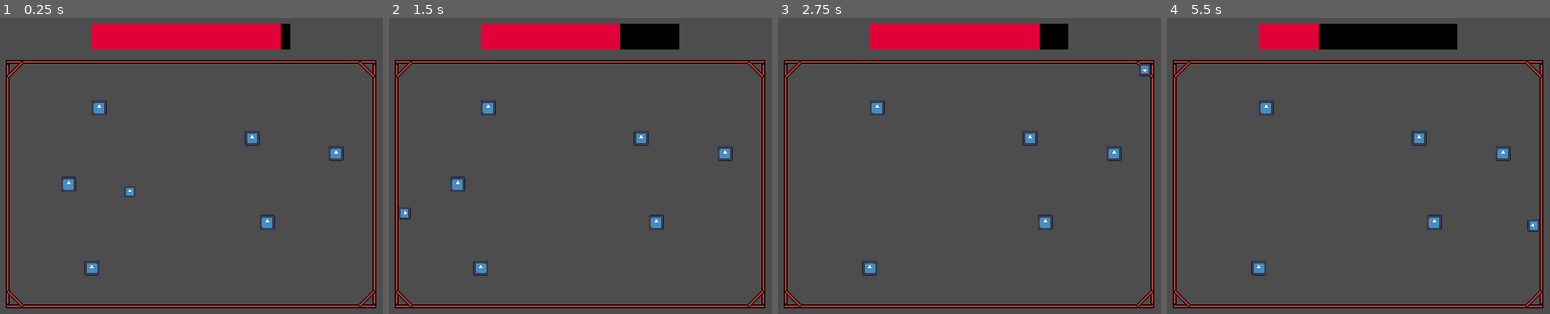
Above: before the commit, frames 1-4 (left to right).
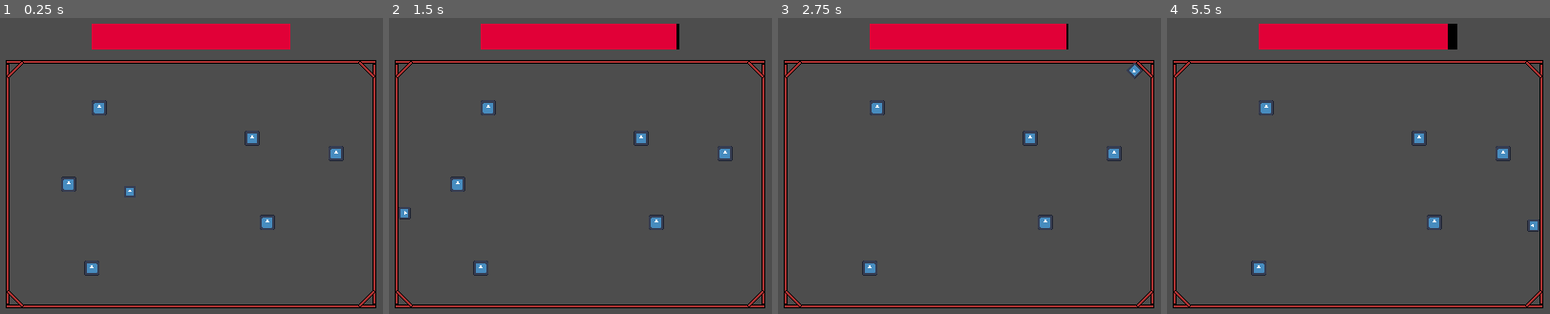
Above: after the commit, the same moments.

Repository: chiyudev1394/project-slice
Game: Godot game, scene res://play_ground/play_ground.tscn
Same seed, same stepped clock (60 frames per second), same inputs: the game is played once before the commit and once after it. The engine's default icon, where the game draws it, is replaced by a stand-in: a white triangle on a blue panel in a dark square.
Inputs (mouse positions are in pixels of both pictures, inside the frame that each line leads up to):
- Up to frame 1 (0.25 s): no input
- Up to frame 2 (1.5 s): move the mouse to (714, 171) at 0.52 s; click (714, 171) at 0.6 s; move the mouse to (457, 204) at 1.27 s; click (457, 204) at 1.35 s
- Up to frame 3 (2.75 s): tap Enter at 2 s; move the mouse to (1030, 112) at 2.02 s; click (1030, 112) at 2.1 s
- Up to frame 4 (5.5 s): tap Space at 2.75 s; move the mouse to (1327, 257) at 2.77 s; click (1327, 257) at 2.85 s; move the mouse to (1542, 240) at 3.52 s; click (1542, 240) at 3.6 s; move the mouse to (1174, 136) at 4.27 s; click (1174, 136) at 4.35 s; move the mouse to (1389, 186) at 5.02 s; click (1389, 186) at 5.1 s

The runs differ from the first frame. In frame 1, 0.2% of the frame differs, in the area x 73-76%, y 1-11%; in frame 2, 1.3%; in frame 3, 0.8%; in frame 4, 2.9%, in the area x 39-96%, y 1-70%.

Commit message:
Added spikes and class_names for all objects

Diff:
--- a/pill/src/pill.gd
+++ b/pill/src/pill.gd
@@ -1,4 +1,5 @@
 extends Area2D
+class_name Pill
 
 @export var score_points : float = 0.0
 
--- a/play_ground/play_ground.tscn
+++ b/play_ground/play_ground.tscn
@@ -4,6 +4,7 @@
 [ext_resource type="PackedScene" uid="uid://bu5canu85t7e1" path="res://sticky_wall/sticky_wall.tscn" id="1_wrgtl"]
 [ext_resource type="PackedScene" uid="uid://c12xuskm361ry" path="res://player/player.tscn" id="2_hi6ds"]
 [ext_resource type="PackedScene" uid="uid://c6sc5gj3yd7fp" path="res://pill/pill.tscn" id="2_tr26a"]
+[ext_resource type="PackedScene" uid="uid://b0wlhfiqih766" path="res://spike/spike.tscn" id="3_j7sjd"]
 
 [sub_resource type="StyleBoxFlat" id="StyleBoxFlat_tr26a"]
 bg_color = Color(0, 0, 0, 1)
@@ -39,6 +40,23 @@
 [node name="Pill6" parent="Pills" unique_id=1502670418 instance=ExtResource("2_tr26a")]
 position = Vector2(400, 216)
 score_points = 2.0
+
+[node name="Spikes" type="Node2D" parent="." unique_id=369242558]
+
+[node name="Spike1" parent="Spikes" unique_id=1576750808 instance=ExtResource("3_j7sjd")]
+position = Vector2(408, 48)
+rotation = 3.1415927
+
+[node name="Spike2" parent="Spikes" unique_id=1882712100 instance=ExtResource("3_j7sjd")]
+position = Vector2(128, 176)
+rotation = 1.5707964
+
+[node name="Spike3" parent="Spikes" unique_id=1052278066 instance=ExtResource("3_j7sjd")]
+position = Vector2(512, 136)
+rotation = -1.5707964
+
+[node name="Spike4" parent="Spikes" unique_id=1358565719 instance=ExtResource("3_j7sjd")]
+position = Vector2(320, 304)
 
 [node name="Box" type="Node2D" parent="." unique_id=75352283]
 position = Vector2(320, 176)
@@ -84,7 +102,7 @@
 
 [node name="Player" parent="." unique_id=726853529 instance=ExtResource("2_hi6ds")]
 position = Vector2(256, 184)
-max_life_time = 5.0
+max_life_time = 100.0
 
 [node name="PlayerHealthBar" type="ProgressBar" parent="." unique_id=1175665078]
 offset_left = 216.0
--- a/player/src/player.gd
+++ b/player/src/player.gd
@@ -53,13 +53,14 @@
 
 	#print(len(collide_objects))
 
-	var first_wall : bool = true
+	var first_wall_touched : bool = false
 
 	for i in range(len(collide_objects)):
-		collide_objects[i].sliced(self, collide_positions[i], collide_normal[i])
+		if not first_wall_touched:
+			collide_objects[i].sliced(self, collide_positions[i], collide_normal[i])
 
-		if first_wall and collide_objects[i] is Wall:
-			first_wall = false
+		if collide_objects[i] is Wall:
+			first_wall_touched = true
 		ray_cast.remove_exception(collide_objects[i])
 
 
--- /dev/null
+++ b/spike/spike.tscn
@@ -0,0 +1,20 @@
+[gd_scene format=3 uid="uid://b0wlhfiqih766"]
+
+[ext_resource type="Texture2D" uid="uid://k1y1n7ir4jh4" path="res://aseprite_files/spike.png" id="1_32npk"]
+[ext_resource type="Script" uid="uid://dkckgokf34giv" path="res://spike/src/spike.gd" id="1_mpeh1"]
+
+[node name="Spike" type="Area2D" unique_id=1576750808]
+script = ExtResource("1_mpeh1")
+
+[node name="Sprite2D" type="Sprite2D" parent="." unique_id=921793842]
+position = Vector2(0, -8)
+texture = ExtResource("1_32npk")
+
+[node name="CollisionPolygon2D" type="CollisionPolygon2D" parent="." unique_id=134517188]
+polygon = PackedVector2Array(8, 0, 0, -16, -8, 0)
+
+[node name="UnactiveTimer" type="Timer" parent="." unique_id=156321642]
+one_shot = true
+
+[node name="BlinkTimer" type="Timer" parent="." unique_id=908515927]
+one_shot = true
--- /dev/null
+++ b/spike/src/spike.gd
@@ -0,0 +1,32 @@
+extends Area2D
+class_name Spike
+
+@export var score_points : float = 1.5
+@export var unactive_time : float = 8.0
+@export var blink_time : float = 0.1
+
+@onready var unactive_timer : Timer = $UnactiveTimer
+@onready var blink_timer : Timer = $BlinkTimer
+@onready var sprite : Sprite2D = $Sprite2D
+
+# Called when the node enters the scene tree for the first time.
+func _ready() -> void:
+	blink_timer.wait_time = blink_time
+
+# Called every frame. 'delta' is the elapsed time since the previous frame.
+func _process(delta: float) -> void:
+	#print(blink_timer.is_stopped(), unactive_timer.time_left)
+	if blink_timer.is_stopped() and unactive_timer.time_left > 0.0:
+		sprite.visible = not sprite.visible
+		blink_timer.start(blink_time)
+
+func sliced(slicer: Node2D, slice_pos : Vector2, slice_normal : Vector2) -> bool:
+	if unactive_timer.time_left > 0.0:
+		return false
+	print("Spike is sliced at relative vector: ", slice_pos - global_position)
+	slicer.cur_life_time = max(slicer.cur_life_time - score_points, 0.0)
+	print(slicer.cur_life_time)
+	unactive_timer.start(unactive_time)
+	blink_timer.start(blink_time)
+	#self.call_deferred("queue_free")
+	return false
Not shown, added: spike/src/spike.gd.uid
